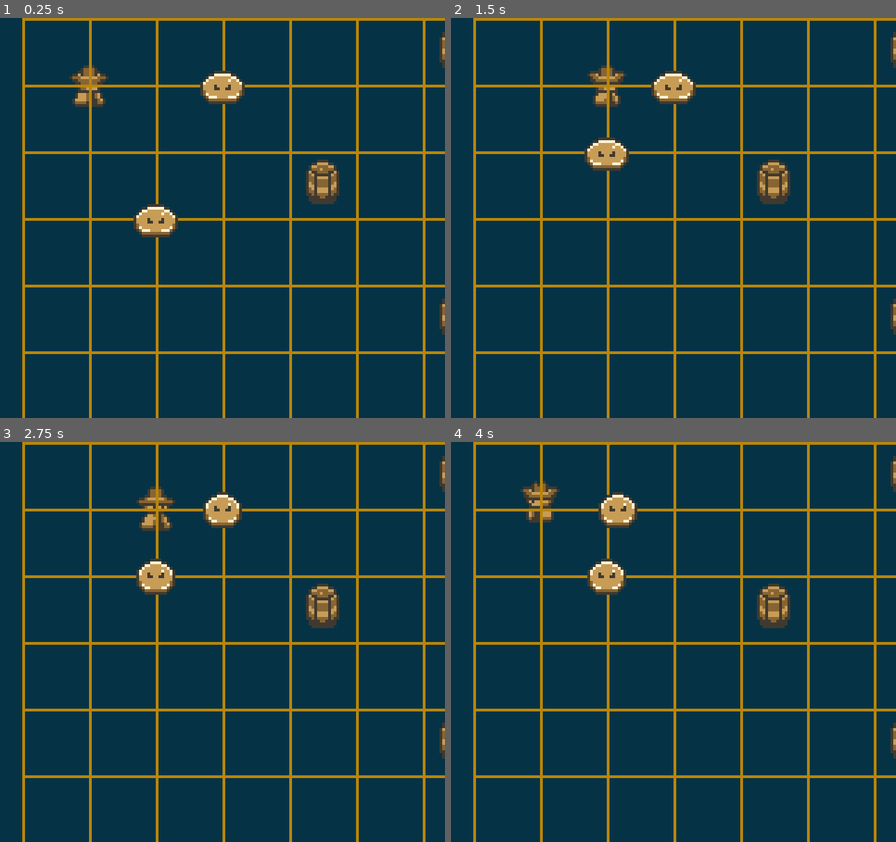
Above: before the commit, frames 1-4 (two rows, left to right).
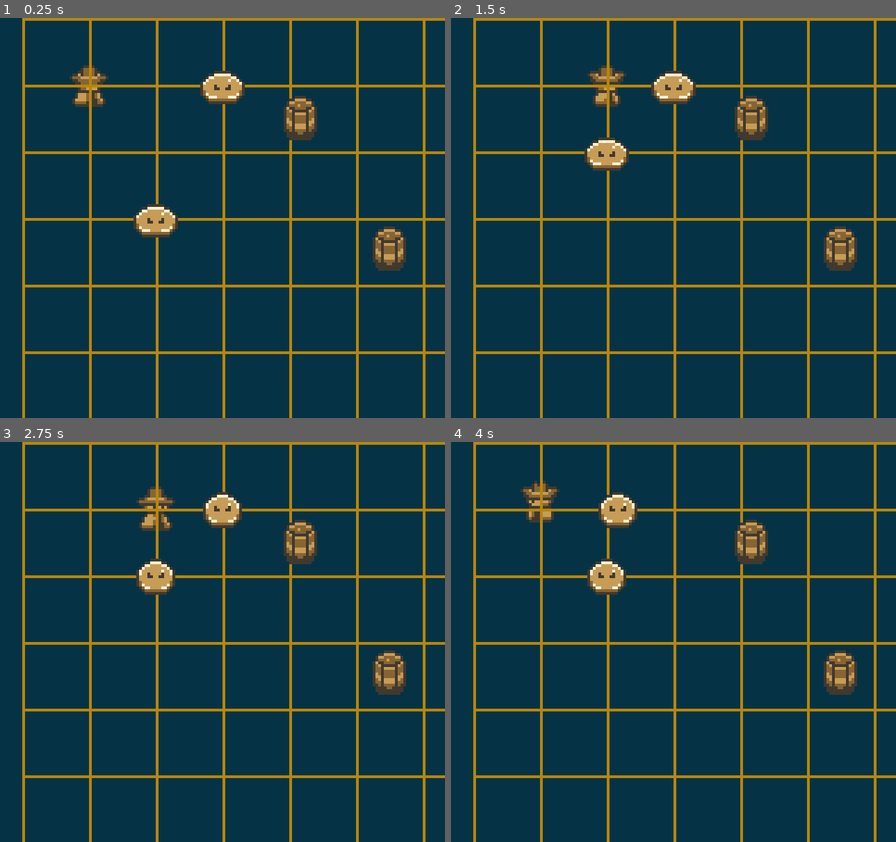
Above: after the commit, the same moments.

Repository: ThGnommy/gb-jam-13
Game: Godot game, scene res://scenes/levels/main.tscn
Two runs of this game, one before a commit and one after it. Both use one fixed random seed, a clock stepped at 60 frames per second and the inputs below.
Inputs:
- Up to frame 1 (0.25 s): no input
- Up to frame 2 (1.5 s): hold Right (right) 0.53-1.28 s; hold Down (down) from 1.28 s (still down)
- Up to frame 3 (2.75 s): release Down (down) at 2.03 s; hold Right (right) from 2.03 s (still down)
- Up to frame 4 (4 s): release Right (right) at 2.78 s; hold W (shootUp) 2.78-3.53 s; hold Left (left) from 3.53 s (still down)

The runs differ from the first frame. In frame 1, 2.4% of the frame differs, in the area x 63-100%, y 3-80%; in frame 2, 2.4%; in frame 3, 2.4%; in frame 4, 2.4%.

Commit message:
update object

Diff:
--- a/scenes/scripts/object.gd
+++ b/scenes/scripts/object.gd
@@ -1,10 +1,10 @@
 extends Area2D
 
-const TILE_SIZE = 24
+var current_cell: Vector2
 
 func _ready() -> void:
-	position = position.snapped(Vector2.ONE * TILE_SIZE)
-	position += Vector2.ONE * TILE_SIZE / 2
+	current_cell = GridManager.world_to_cell(global_position)
+	GridManager.occupy_cell(current_cell, GridManager.EntityType.Environment)
 
 func die():
 	print("Object destroyed")
